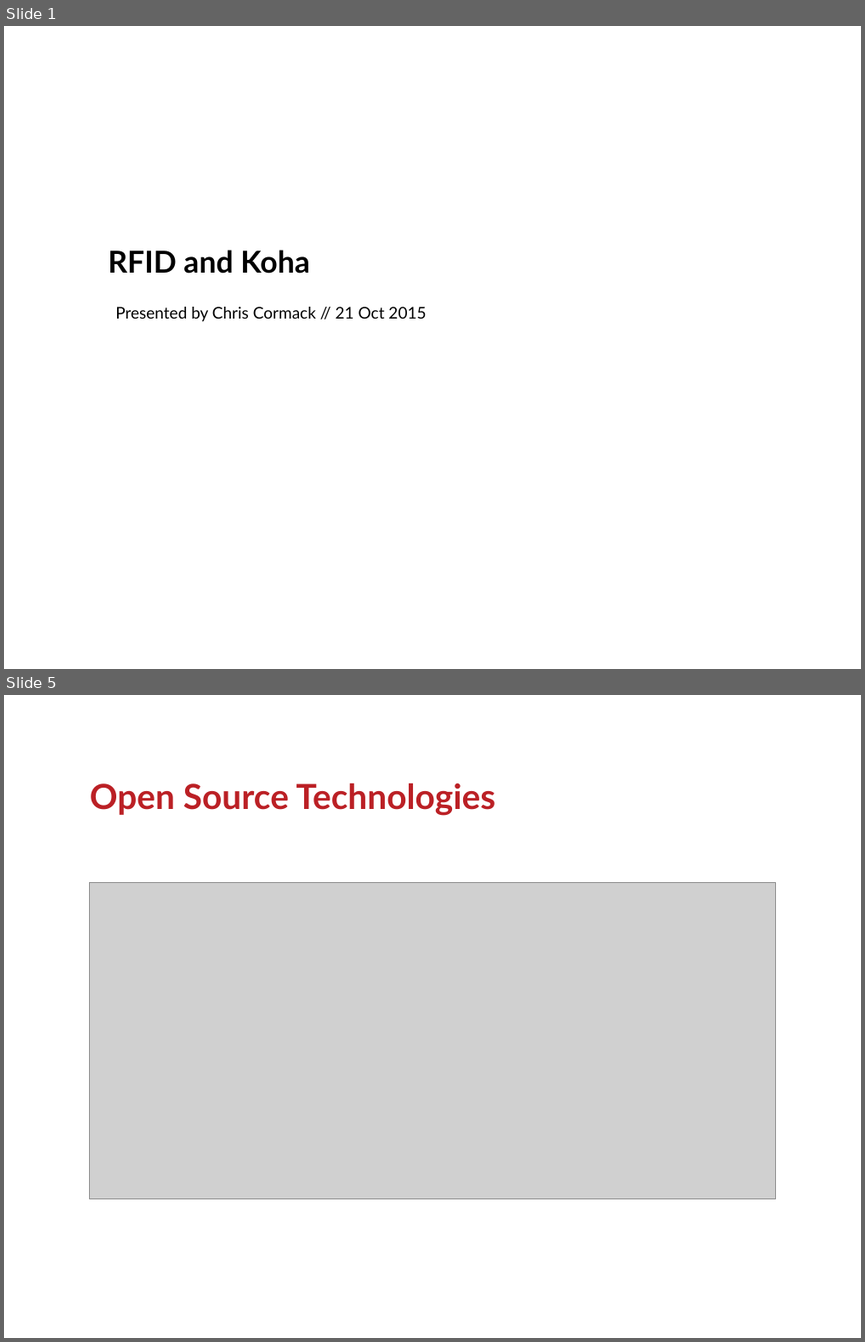
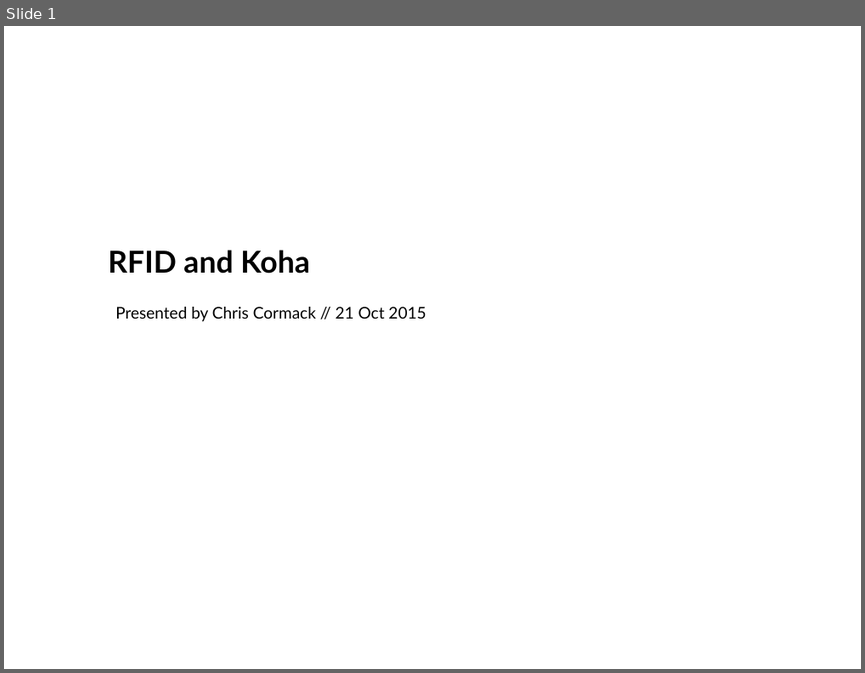
Before and after one commit to ranginui/presentation, a slide deck: kohacon15/rfid/rfid.odp. Shown one above the other, each under a label of ours: slides 1 and 5 before the commit, slide 1 after it; the slides between them are not shown. The pictures are 865x1342 and 865x673 pixels, drawn with LibreOffice and Linux fonts; fonts in the diff are those of the drawing; grey boxes stand for pictures; background and template pictures are left out. Boxes give left, top, right and bottom in pixels: in the first picture for what was removed or moved away, otherwise in the second. Text is boxed around its words. In the diff, an @@ line names an element or a change of style, - is before the commit and + after.

```diff
--- a/kohacon15/rfid/rfid.odp
+++ b/kohacon15/rfid/rfid.odp
@@ slide 5 removed at (x1=4, y1=695, x2=861, y2=1338), background #FFFFFF @@
@@ title removed at (x1=90, y1=783, x2=496, y2=816) @@
-Open Source Technologies
@@ picture removed at (x1=90, y1=882, x2=775, y2=1200) @@
```
Also in this commit, not shown: 6 slides added, 4 other slides removed, 1 other file.
